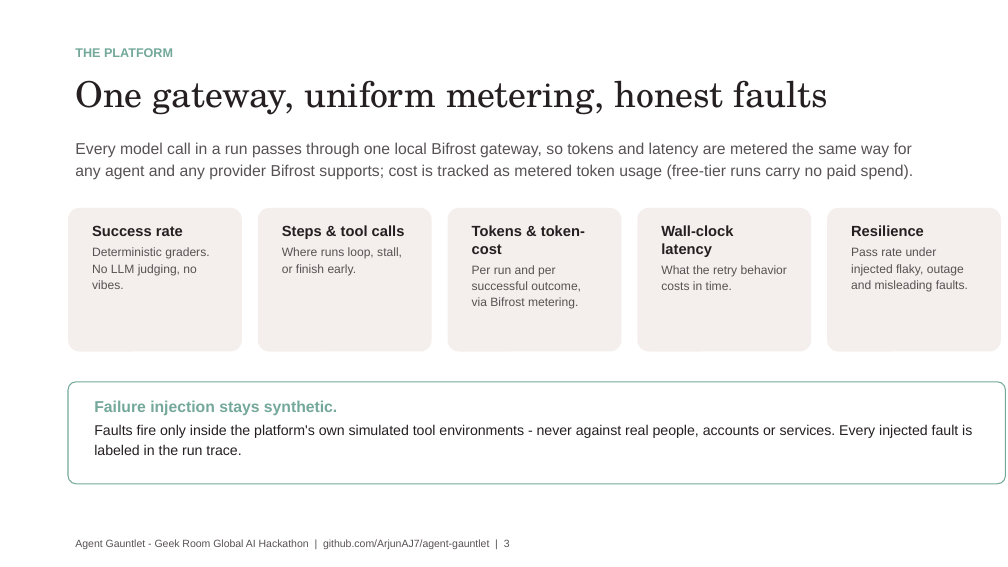
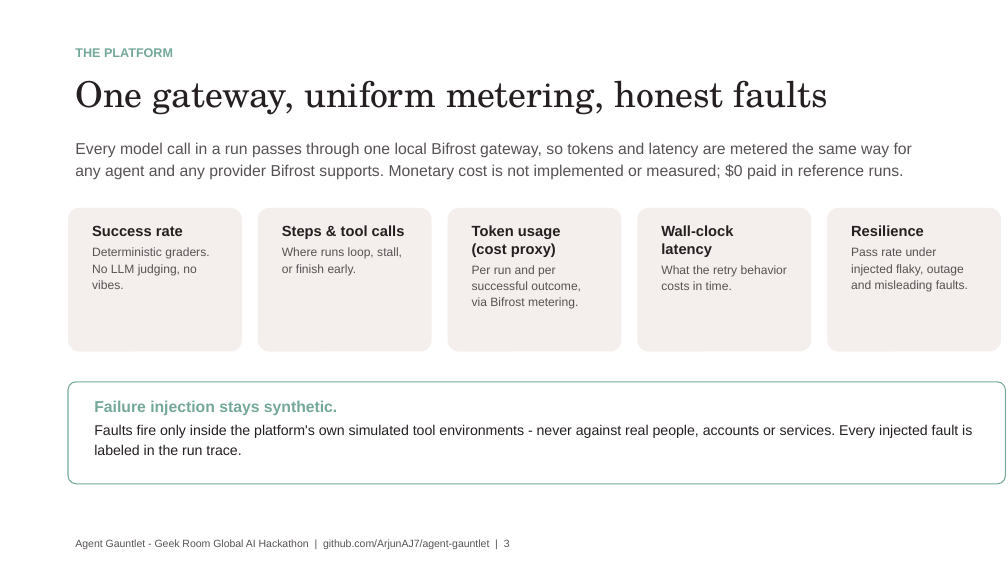
Before and after one commit to ArjunAJ7/agent-gauntlet, a slide deck: slide 3 of docs/AgentGauntlet-GeekRoom.pptx. Drawn at 1008x567 pixels with LibreOffice and Linux fonts; fonts in the diff are those of the drawing. Boxes give left, top, right and bottom in pixels: in the first picture for what was removed or moved away, otherwise in the second. Text is boxed around its words. In the diff, an @@ line names an element or a change of style, - is before the commit and + after.

Commit message:
Honest cost limitation: token usage as cost proxy, monetary cost not measured

```diff
--- a/docs/AgentGauntlet-GeekRoom.pptx
+++ b/docs/AgentGauntlet-GeekRoom.pptx
@@ text at box(75, 142, 912, 180): text changed @@
-Every model call in a run passes through one local Bifrost gateway, so tokens and latency are metered the same way for any agent and any provider Bifrost supports; cost is tracked as metered token usage (free-tier runs carry no paid spend).
+Every model call in a run passes through one local Bifrost gateway, so tokens and latency are metered the same way for any agent and any provider Bifrost supports. Monetary cost is not implemented or measured; $0 paid in reference runs.
@@ text at box(472, 225, 561, 257): text changed @@
-Tokens & token-cost
+Token usage (cost proxy)
```
Also in this commit, not shown: 1 other slide changed, 1 other file.
